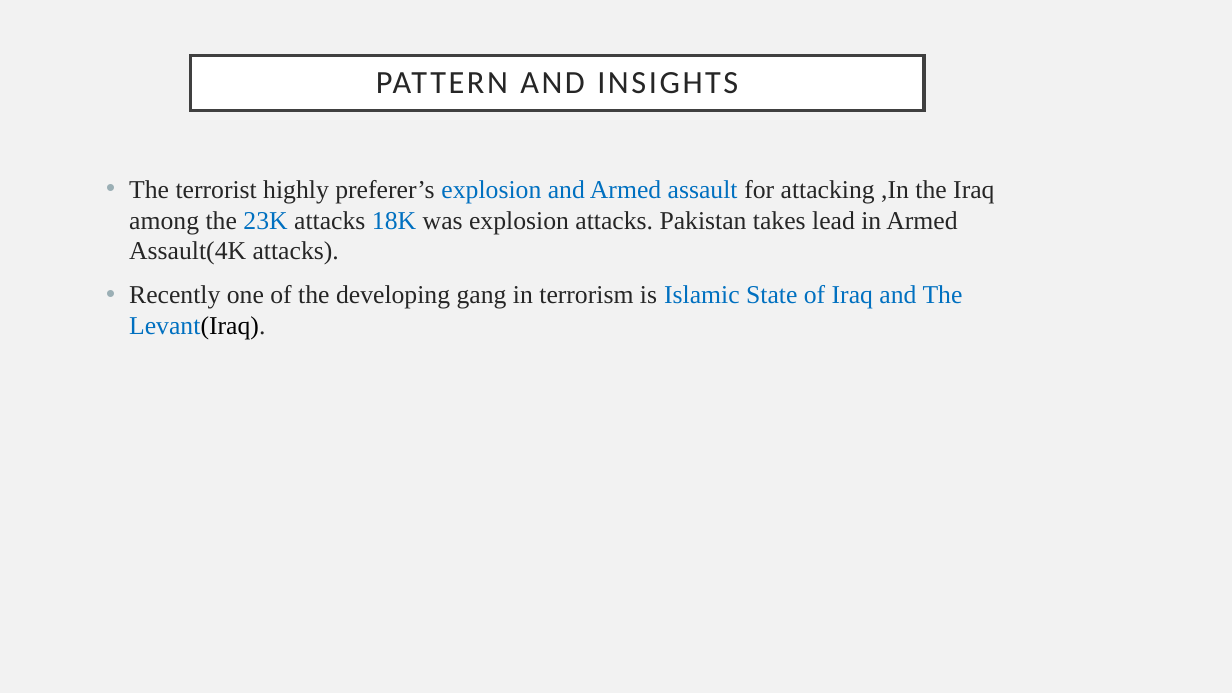
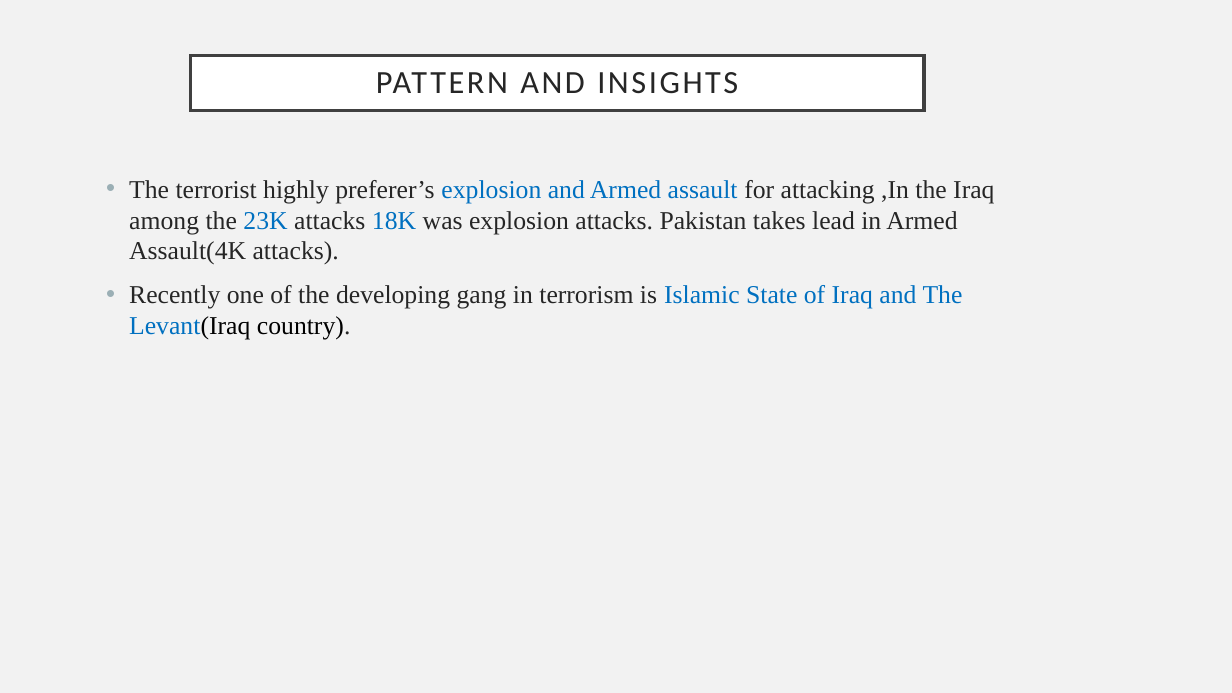
Before and after one commit to gokulrajar15/Global-Terrorism-Analysis-Using-Power-BI, a slide deck: slide 9 of ppt.pptx. Drawn at 1232x693 pixels with LibreOffice and Linux fonts; fonts in the diff are those of the drawing. Boxes give left, top, right and bottom in pixels: in the first picture for what was removed or moved away, otherwise in the second. Text is boxed around its words. In the diff, an @@ line names an element or a change of style, - is before the commit and + after.

```diff
--- a/ppt.pptx
+++ b/ppt.pptx
@@ text at <box>129,285,963,339</box>: text changed @@
-• Recently one of the developing gang in terrorism is Islamic State of Iraq and The Levant(Iraq).
+• Recently one of the developing gang in terrorism is Islamic State of Iraq and The Levant(Iraq country).
```
Also in this commit, not shown: 1 other file.
